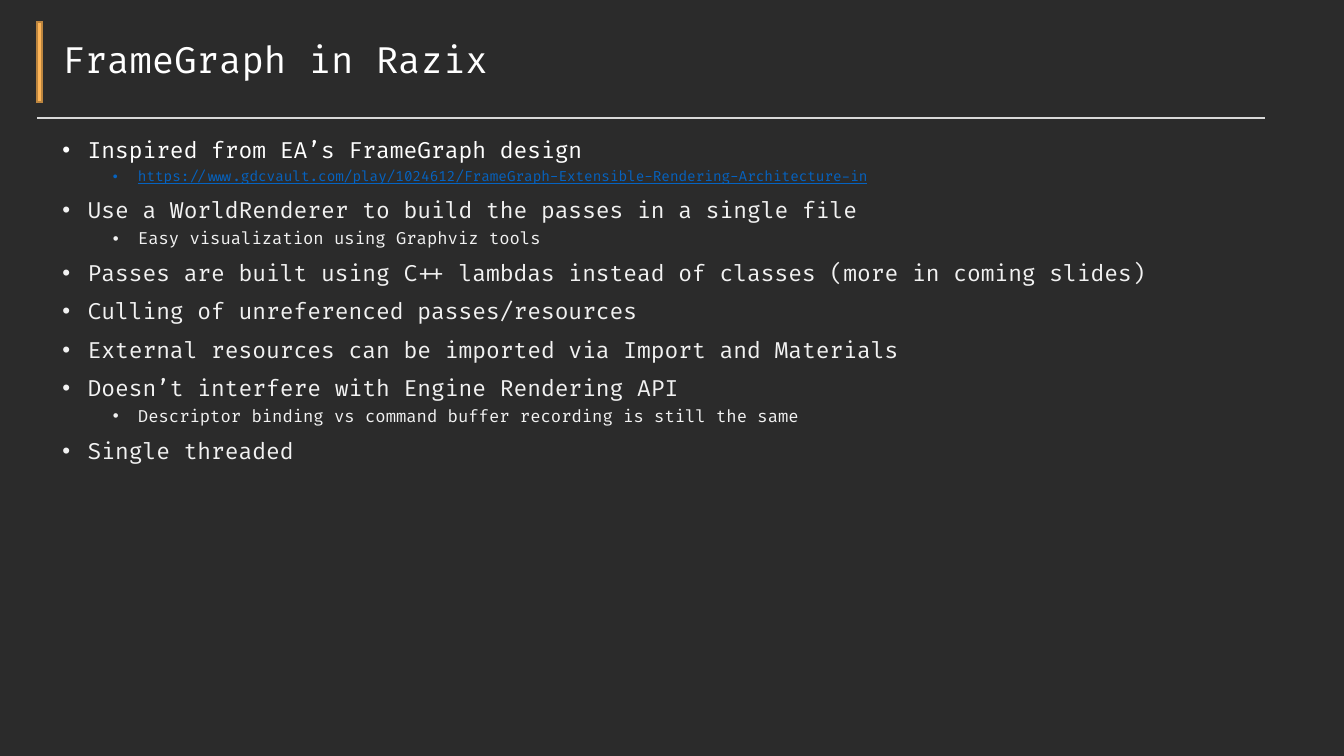
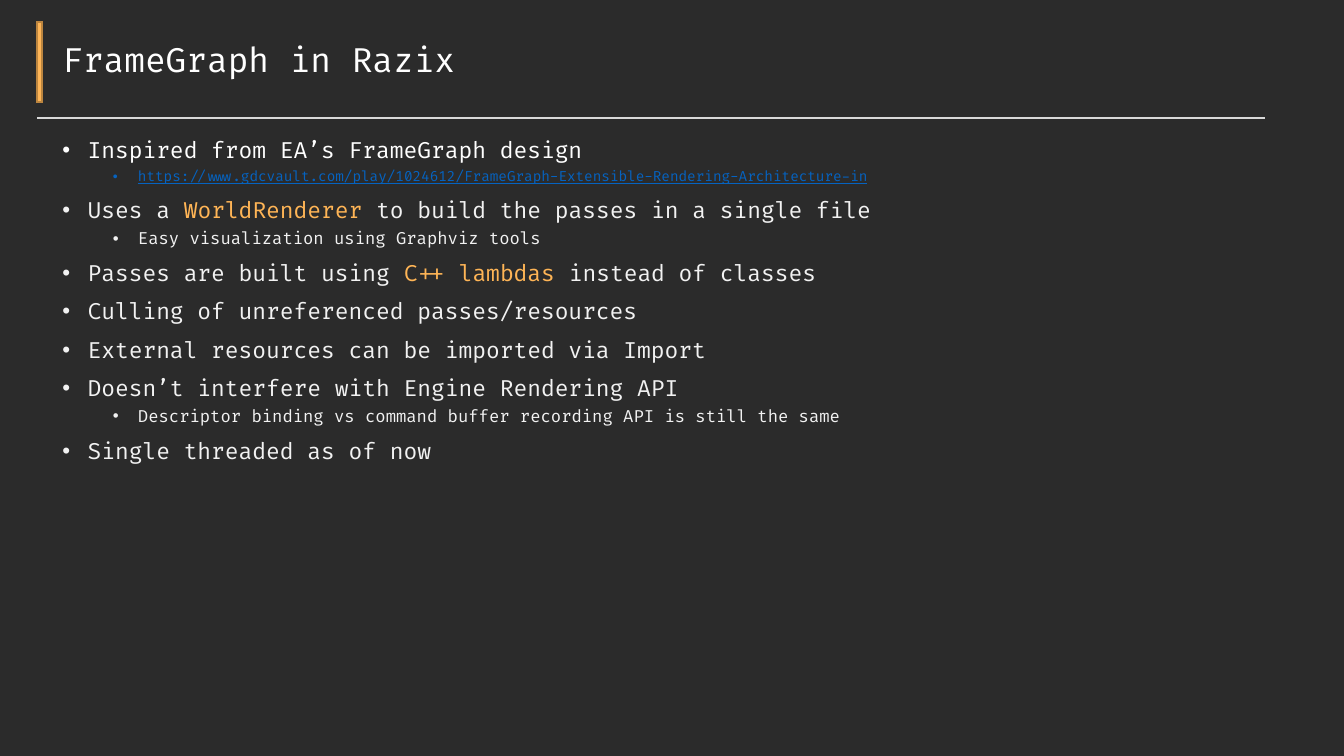
Before and after one commit to Pikachuxxxx/Razix, a slide deck: slide 3 of Docs/Features overview.pptx. Drawn at 1344x756 pixels with LibreOffice and Linux fonts; fonts in the diff are those of the drawing; background and template pictures are left out; a plain dark background stands for a picture behind light text. Boxes give left, top, right and bottom in pixels: in the first picture for what was removed or moved away, otherwise in the second. Text is boxed around its words. In the diff, an @@ line names an element or a change of style, - is before the commit and + after.

Commit message:
fixed framegraph compilation errors;

```diff
--- a/Docs/Features overview.pptx
+++ b/Docs/Features overview.pptx
@@ title "FrameGraph in Razix" at [62, 46, 455, 80]: size 26 to 24 pt @@
@@ text at [88, 200, 871, 223]: text changed @@
-• Use a WorldRenderer to build the passes in a single file
+• Uses a WorldRenderer to build the passes in a single file
@@ text at [88, 263, 816, 286]: text changed @@
-• Passes are built using C++ lambdas instead of classes (more in coming slides)
+• Passes are built using C++ lambdas instead of classes
@@ text at [88, 340, 705, 363]: text changed @@
-• External resources can be imported via Import and Materials
+• External resources can be imported via Import
@@ text at [88, 409, 840, 464]: text changed @@
-  • Descriptor binding vs command buffer recording is still the same
-• Single threaded
+  • Descriptor binding vs command buffer recording API is still the same
+• Single threaded as of now
```
Also in this commit, not shown: 2 other slides changed, 1 slide added, 38 other files.
